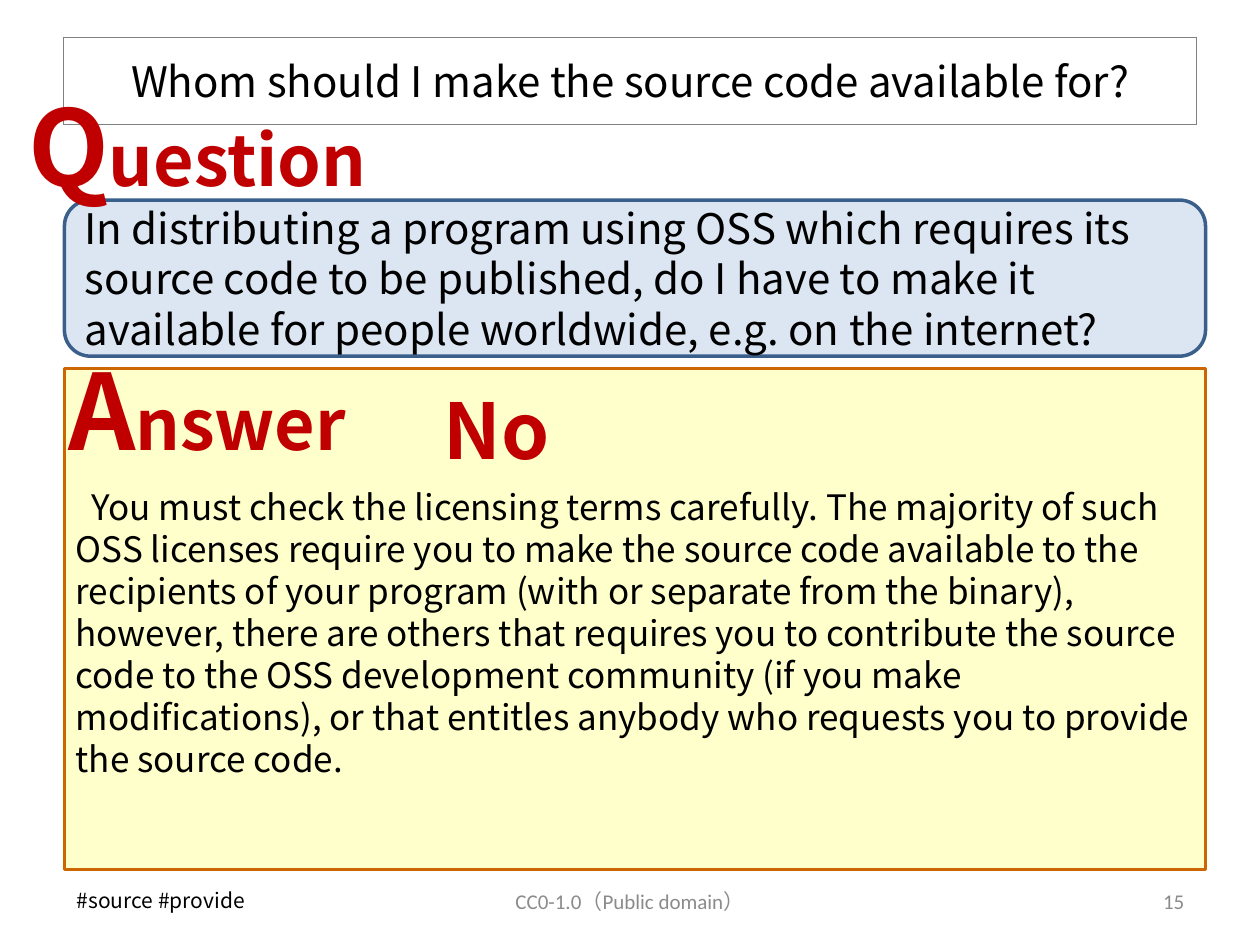
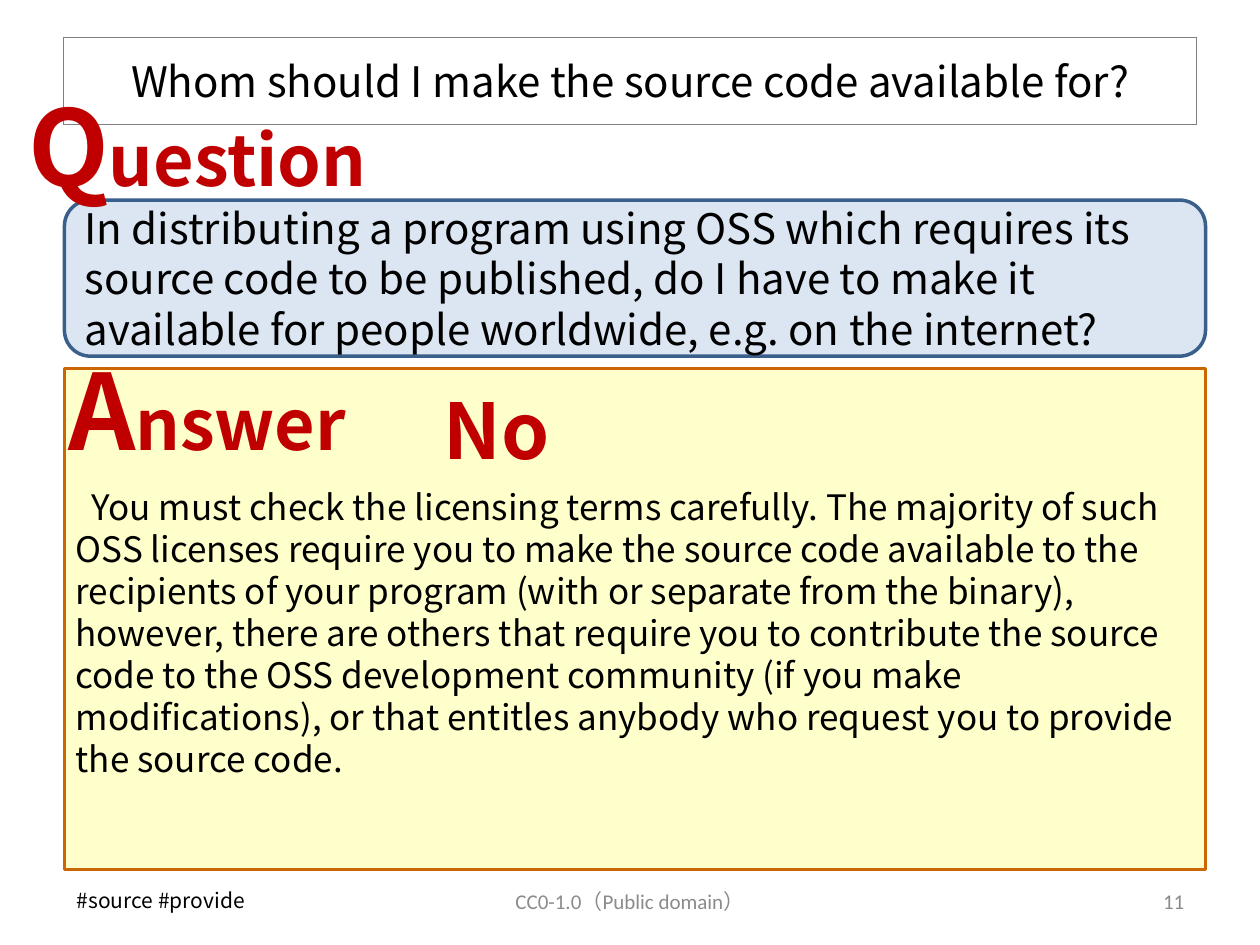
Before and after one commit to OpenChain-Project/OpenChain-JWG, a slide deck: slide 12 of Education_Material/FAQ/Misunderstandings_of_OSS_licenses_CC0.pptx (slide 15 before the commit). Drawn at 1260x945 pixels with LibreOffice and Linux fonts; fonts in the diff are those of the drawing. Boxes give left, top, right and bottom in pixels: in the first picture for what was removed or moved away, otherwise in the second. Text is boxed around its words. In the diff, an @@ line names an element or a change of style, - is before the commit and + after.

```diff
--- a/Education_Material/FAQ/Misunderstandings_of_OSS_licenses_CC0.pptx
+++ b/Education_Material/FAQ/Misunderstandings_of_OSS_licenses_CC0.pptx
@@ text at box(76, 491, 1173, 773): text changed @@
-You must check the licensing terms carefully. The majority of such OSS licenses require you to make the source code available to the recipients of your program (with or separate from the binary), however, there are others that requires you to contribute the source code to the OSS development community (if you make modifications), or that entitles anybody who requests you to provide the source code.
+You must check the licensing terms carefully. The majority of such OSS licenses require you to make the source code available to the recipients of your program (with or separate from the binary), however, there are others that require you to contribute the source code to the OSS development community (if you make modifications), or that entitles anybody who request you to provide the source code.
@@ page number at box(1163, 895, 1184, 909): text changed @@
-15
+11
```
Also in this commit, not shown: 10 other slides changed, 5 slides added, 20 slides removed.
